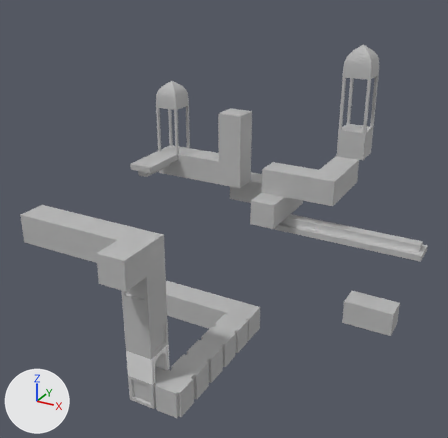
The FBX model Assets/Shader_Choi/Models/Stage4.fbx as it was, and as the next commit left it.
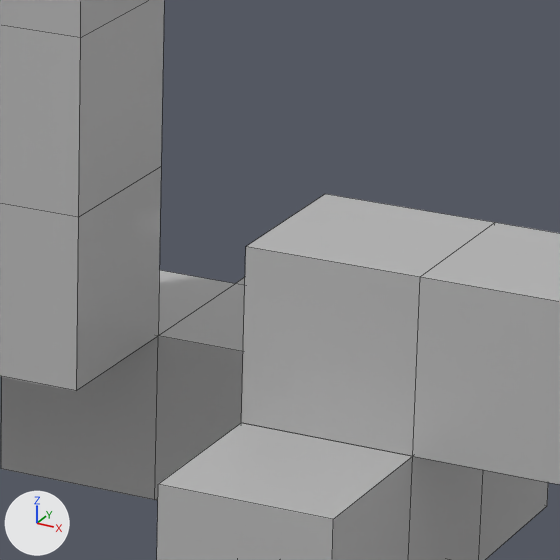
The first picture shows the older version from a 50 mm camera at (1.89, -2.75, 2.82) aimed at (-0.05, 0.78, 1.05). The close-ups show both versions on the part from 51% to 68% of the width and 31% to 48% of the height of that picture; other places that the commit changed are outside them. Lighting does not change. The marker at lower left points along +X, +Y and +Z. The close-ups show mesh edges as thin lines. Where no turn or scale is listed for an object, it has been applied to the vertices.
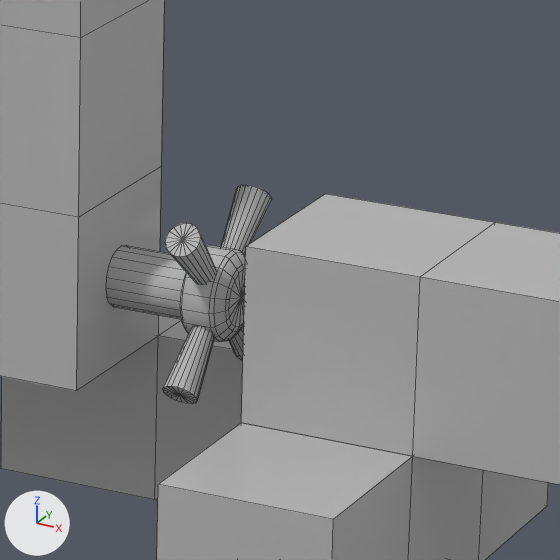
Pixel boxes [x1, y1, x2, y2] of what changed, in the close-ups (560 x 560 px):
'Object017', added: after [106, 185, 272, 404]

Patch to the scene script:
```diff
--- a/Assets/Shader_Choi/Models/Stage4.fbx.py
+++ b/Assets/Shader_Choi/Models/Stage4.fbx.py
@@ me_mesh_045_1 @@
+me_mesh_045_1.from_pydata(...)  # 294 vertices, 306 faces; spans x 0.0..0.148, y -0.103..0.102, z -0.099..0.106
+me_mesh_045_1.materials.append(mat_01___default)  # grey #bcbcbc
@@ ob_object017 @@
+ob_object017 = bpy.data.objects.new('Object017', me_mesh_045_1)
+ob_object017.location = (-0.3, 1.6027, 1.0983)
```
